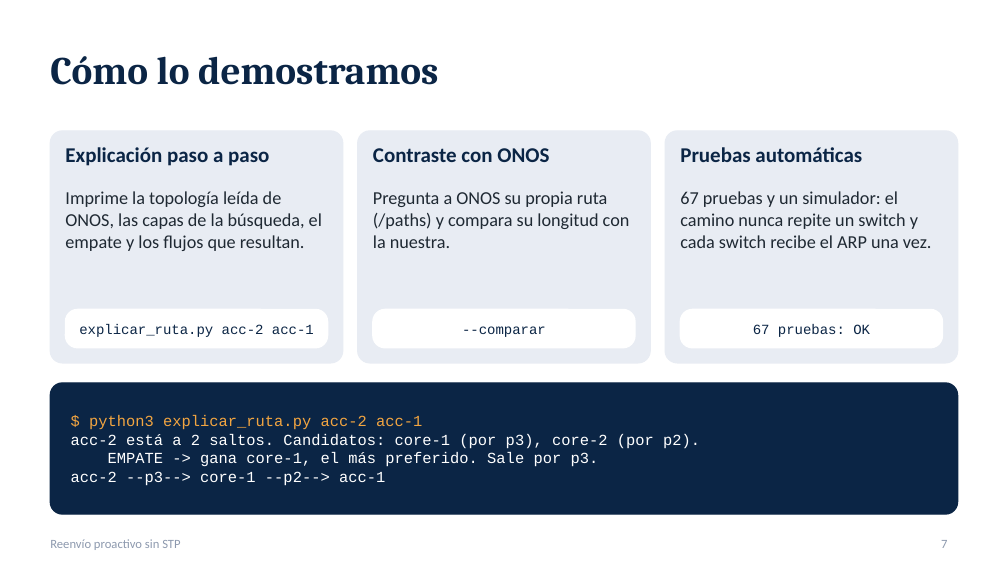
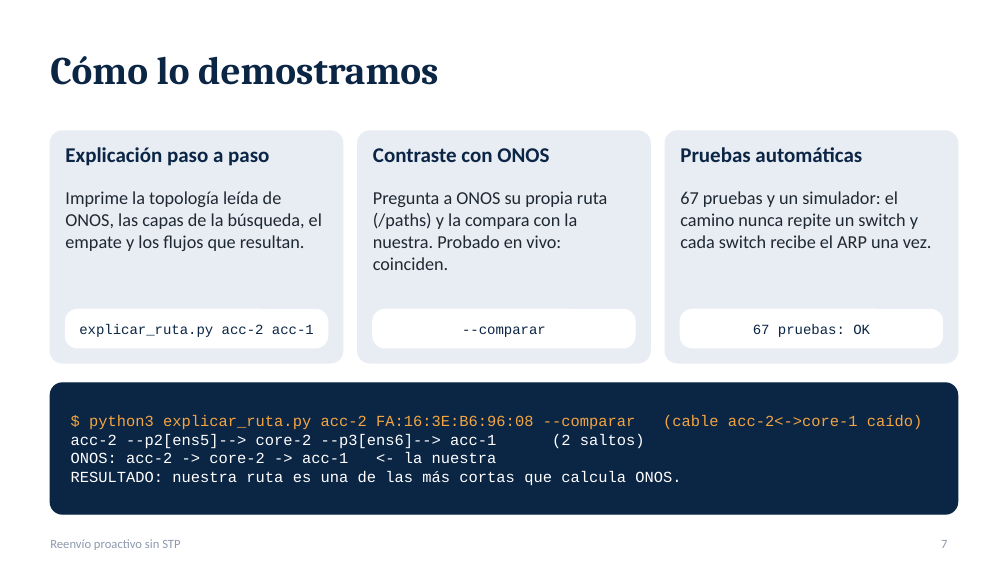
Before and after one commit to SergioAnderson123/proyecto-sdn, a slide deck: slide 7 of docs/Reenvio_proactivo_sin_STP.pptx. Drawn at 1008x567 pixels with LibreOffice and Linux fonts; fonts in the diff are those of the drawing. Boxes give left, top, right and bottom in pixels: in the first picture for what was removed or moved away, otherwise in the second. Text is boxed around its words. In the diff, an @@ line names an element or a change of style, - is before the commit and + after.

Commit message:
docs: presentacion con el resultado en vivo del vigilante (cable caido: aplica en 16 s, ARP sigue funcionando, contraste con ONOS coincide)

```diff
--- a/docs/Reenvio_proactivo_sin_STP.pptx
+++ b/docs/Reenvio_proactivo_sin_STP.pptx
@@ text at [373,191,607,270]: text changed @@
-Pregunta a ONOS su propia ruta (/paths) y compara su longitud con la nuestra.
+Pregunta a ONOS su propia ruta (/paths) y la compara con la nuestra. Probado en vivo: coinciden.
@@ text at [71,415,923,486]: text changed @@
-$ python3 explicar_ruta.py acc-2 acc-1
-acc-2 está a 2 saltos. Candidatos: core-1 (por p3), core-2 (por p2).
-EMPATE -> gana core-1, el más preferido. Sale por p3.
-acc-2 --p3--> core-1 --p2--> acc-1
+$ python3 explicar_ruta.py acc-2 FA:16:3E:B6:96:08 --comparar (cable acc-2<->core-1 caído)
+acc-2 --p2[ens5]--> core-2 --p3[ens6]--> acc-1 (2 saltos)
+ONOS: acc-2 -> core-2 -> acc-1 <- la nuestra
+RESULTADO: nuestra ruta es una de las más cortas que calcula ONOS.
```
Also in this commit, not shown: 4 other slides changed.
